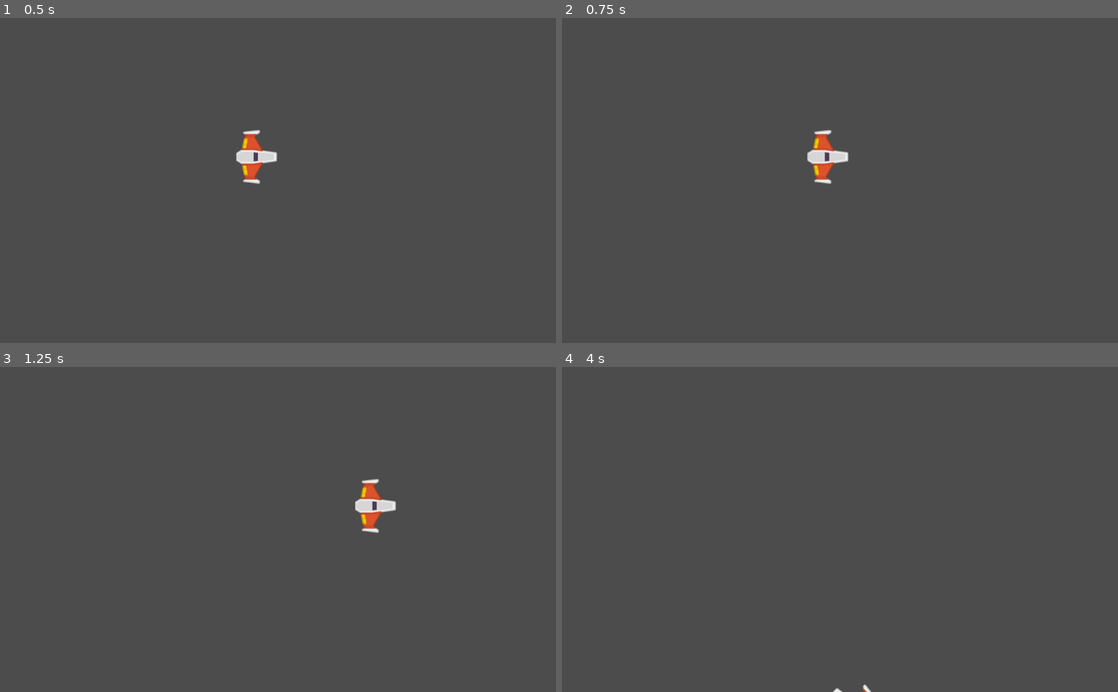
Above: before the commit, frames 1-4 (two rows, left to right).
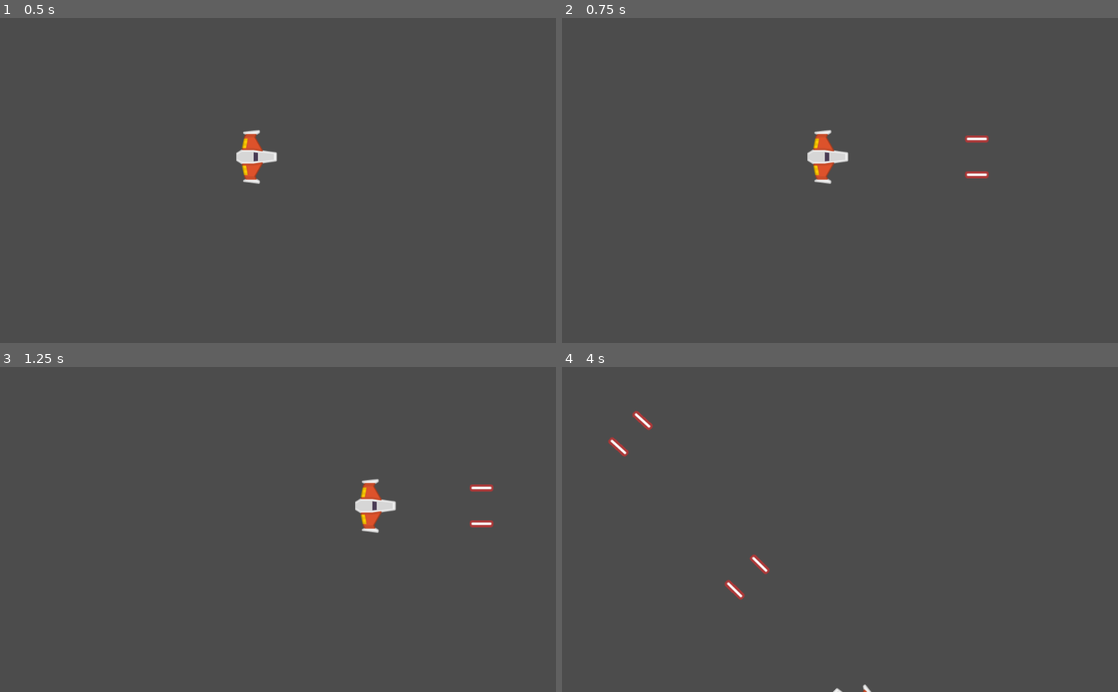
Above: after the commit, the same moments.

Repository: 07Facundo/Juego_Meteoritos
Game: Godot game, scene res://Juego/Niveles/NivelTest.tscn
Two runs of this game, one before a commit and one after it. Both use one fixed random seed, a clock stepped at 60 frames per second and the inputs below.
Inputs:
- Up to frame 1 (0.5 s): no input
- Up to frame 2 (0.75 s): tap Enter at 0.5 s; hold W (mover_adelante) from 0.53 s (still down); hold Space (disparo_principal, bound only after the commit) from 0.53 s (still down)
- Up to frame 3 (1.25 s): keep holding W (mover_adelante); keep holding Space (disparo_principal, bound only after the commit)
- Up to frame 4 (4 s): release W (mover_adelante) at 1.28 s; release Space (disparo_principal, bound only after the commit) at 1.28 s; hold S (mover_atras) 1.28-2.03 s; tap A (rotar_antihorario) at 1.35 s; tap Space (disparo_principal, bound only after the commit) at 1.55, 2.3, 2.85 s; hold D (rotar_horario) 2.03-2.78 s; hold W (mover_adelante) 2.03-3.53 s; hold S (mover_atras) from 3.53 s (still down); hold Space (disparo_principal, bound only after the commit) from 3.53 s (still down)

Frame 1 is identical in both runs. In frame 2, 0.2% of the frame differs, in the area x 72-77%, y 36-50%; in frame 3, 0.2%; in frame 4, 0.4%, in the area x 8-38%, y 13-72%.

Commit message:
Ajustes de propiedades y Scripts.

Diff:
--- /dev/null
+++ b/Juego/Autoloads/Eventos.gd
@@ -0,0 +1,3 @@
+extends Node
+
+signal disparo(proyectil)
--- a/Juego/Naves/Player/Player.gd
+++ b/Juego/Naves/Player/Player.gd
@@ -1,3 +1,5 @@
+class_name Player
+
 extends RigidBody2D
 
 export var potencia_motor: int = 20
@@ -5,6 +7,8 @@
 
 var empuje: Vector2 = Vector2.ZERO
 var dir_rotacion:int = 0
+
+onready var canion:Canion = $Canion
 
 # Called when the node enters the scene tree for the first time.
 func _ready() -> void:
@@ -23,6 +27,7 @@
 
 
 
+
 func player_input() -> void:
 #	Empuje
 	empuje = Vector2.ZERO
@@ -36,3 +41,8 @@
 		dir_rotacion -= 1
 	elif Input.is_action_pressed("rotar_horario"):
 		dir_rotacion += 1
+#	Disparo
+	if Input.is_action_pressed("disparo_principal"):
+		canion.set_esta_disparando(true)
+	if Input.is_action_just_released("disparo_principal"):
+		canion.set_esta_disparando(false)
--- a/Juego/Naves/Player/Player.tscn
+++ b/Juego/Naves/Player/Player.tscn
@@ -1,8 +1,9 @@
-[gd_scene load_steps=5 format=2]
+[gd_scene load_steps=6 format=2]
 
 [ext_resource path="res://Juego/Naves/Player/player_orange.png" type="Texture" id=1]
 [ext_resource path="res://Juego/Naves/Player/MaterialFisico.tres" type="PhysicsMaterial" id=2]
 [ext_resource path="res://Juego/Naves/Player/Player.gd" type="Script" id=3]
+[ext_resource path="res://Juego/Proyectiles/Canion.tscn" type="PackedScene" id=4]
 
 [sub_resource type="CircleShape2D" id=1]
 radius = 36.8241
@@ -14,9 +15,6 @@
 linear_damp = 1.0
 angular_damp = 4.0
 script = ExtResource( 3 )
-__meta__ = {
-"_edit_group_": true
-}
 
 [node name="Sprite" type="Sprite" parent="."]
 rotation = 1.57079
@@ -27,3 +25,14 @@
 shape = SubResource( 1 )
 
 [node name="Camera2D" type="Camera2D" parent="."]
+
+[node name="Canion" parent="." instance=ExtResource( 4 )]
+position = Vector2( -1.68369, 0 )
+
+[node name="PuntoIzquierdo" parent="Canion" index="0"]
+position = Vector2( 0, -33 )
+
+[node name="PuntoDerecho" parent="Canion" index="1"]
+position = Vector2( 0, 33 )
+
+[editable path="Canion"]
--- /dev/null
+++ b/Juego/Niveles/Nivel.gd
@@ -0,0 +1,27 @@
+class_name Nivel
+
+extends Node2D
+
+## Atributos Onready
+onready var contenedor_proyectiles:Node
+
+## Metodos
+
+func _ready() -> void:
+	conectar_seniales()
+	crear_contenedores()
+
+## Metodos Custom
+
+func conectar_seniales () -> void:
+# warning-ignore:return_value_discarded
+	Eventos.connect("disparo", self, "_on_disparo")
+
+
+func crear_contenedores () -> void:
+	contenedor_proyectiles = Node.new()
+	contenedor_proyectiles.name = "ContenedorProyectiles"
+	add_child(contenedor_proyectiles)
+
+func _on_disparo (proyectil: Proyectil) -> void:
+	contenedor_proyectiles.add_child (proyectil)
--- a/Juego/Niveles/NivelTest.tscn
+++ b/Juego/Niveles/NivelTest.tscn
@@ -1,8 +1,10 @@
-[gd_scene load_steps=2 format=2]
+[gd_scene load_steps=3 format=2]
 
 [ext_resource path="res://Juego/Naves/Player/Player.tscn" type="PackedScene" id=1]
+[ext_resource path="res://Juego/Niveles/Nivel.gd" type="Script" id=2]
 
 [node name="NivelTest" type="Node2D"]
+script = ExtResource( 2 )
 
 [node name="Player" parent="." instance=ExtResource( 1 )]
 position = Vector2( 472.533, 256.289 )
--- /dev/null
+++ b/Juego/Proyectiles/Canion.gd
@@ -0,0 +1,58 @@
+class_name Canion
+
+extends Node2D
+
+export var proyectil: PackedScene = null
+export var cadencia_disparo:float = 0.8
+export var velocidad_proyectil:int = 100
+export var danio_proyectil:int = 1
+
+
+onready var timer_enfriamiento: Timer = $TimerEnfriamiento
+onready var disparo_sfx: AudioStreamPlayer2D = $DisparoSFX
+onready var esta_enfriado: bool = true
+onready var esta_disparando:bool = false setget set_esta_disparando
+
+
+var puntos_disparo: Array = []
+
+#Canion.gd
+## Metodos
+func _ready() -> void:
+	almacenar_puntos_disparo()
+	timer_enfriamiento.wait_time = cadencia_disparo
+
+func _process(_delta: float) -> void:
+	if esta_disparando and esta_enfriado:
+		disparar()
+
+## Metodos custom
+
+func almacenar_puntos_disparo() -> void:
+	for nodo in get_children():
+		if nodo is Position2D:
+			puntos_disparo.append(nodo)
+
+func set_esta_disparando (disparando: bool) -> void:
+	esta_disparando = disparando
+
+func disparar() -> void:
+	esta_enfriado = false
+	timer_enfriamiento.start()
+	disparo_sfx.play()
+	for punto_disparo in puntos_disparo:
+		var new_proyectil: Proyectil = proyectil. instance()
+		new_proyectil.crear(
+			punto_disparo.global_position,
+			get_owner().rotation,
+			velocidad_proyectil,
+			danio_proyectil
+			)
+		Eventos.emit_signal("disparo", new_proyectil)
+
+
+
+
+func _on_TimerEnfriamiento_timeout() -> void:
+	disparo_sfx.stop()
+	esta_enfriado = true
--- /dev/null
+++ b/Juego/Proyectiles/Canion.tscn
@@ -0,0 +1,23 @@
+[gd_scene load_steps=4 format=2]
+
+[ext_resource path="res://Juego/Proyectiles/Canion.gd" type="Script" id=1]
+[ext_resource path="res://Juego/Proyectiles/Proyectil.tscn" type="PackedScene" id=2]
+[ext_resource path="res://Juego/Proyectiles/DisparoSFX.ogg" type="AudioStream" id=3]
+
+[node name="Canion" type="Node2D"]
+script = ExtResource( 1 )
+proyectil = ExtResource( 2 )
+cadencia_disparo = 0.25
+velocidad_proyectil = 1600
+
+[node name="PuntoIzquierdo" type="Position2D" parent="."]
+
+[node name="PuntoDerecho" type="Position2D" parent="."]
+
+[node name="DisparoSFX" type="AudioStreamPlayer2D" parent="."]
+stream = ExtResource( 3 )
+bus = "SFX"
+
+[node name="TimerEnfriamiento" type="Timer" parent="."]
+wait_time = 0.8
+[connection signal="timeout" from="TimerEnfriamiento" to="." method="_on_TimerEnfriamiento_timeout"]
--- /dev/null
+++ b/Juego/Proyectiles/Proyectil.gd
@@ -0,0 +1,30 @@
+class_name Proyectil
+
+extends Area2D
+
+var velocidad: Vector2 = Vector2.ZERO
+var danio: float
+
+
+# Declare member variables here. Examples:
+# var a: int = 2
+# var b: String = "text"
+
+func crear(pos: Vector2, dir: float, vel: float, danio_p: int) -> void:
+	position = pos
+	rotation = dir
+	velocidad = Vector2(vel, 0).rotated(dir)
+	danio = danio_p
+
+# Called when the node enters the scene tree for the first time.
+func _ready() -> void:
+	pass # Replace with function body.
+
+
+# Called every frame. 'delta' is the elapsed time since the previous frame.
+func _physics_process(delta: float) -> void:
+	position += velocidad * delta
+
+
+func _on_VisibilityNotifier2D_screen_exited() -> void:
+	queue_free()
--- /dev/null
+++ b/Juego/Proyectiles/Proyectil.tscn
@@ -0,0 +1,26 @@
+[gd_scene load_steps=4 format=2]
+
+[ext_resource path="res://Juego/Proyectiles/proyectil_player.png" type="Texture" id=1]
+[ext_resource path="res://Juego/Proyectiles/Proyectil.gd" type="Script" id=2]
+
+[sub_resource type="CapsuleShape2D" id=1]
+radius = 6.2675
+height = 32.6296
+
+[node name="Proyectil" type="Area2D"]
+script = ExtResource( 2 )
+__meta__ = {
+"_edit_group_": true
+}
+
+[node name="Sprite" type="Sprite" parent="."]
+rotation = 1.5708
+scale = Vector2( 1.5, 1.2 )
+texture = ExtResource( 1 )
+
+[node name="CollisionShape2D" type="CollisionShape2D" parent="."]
+rotation = 1.5708
+shape = SubResource( 1 )
+
+[node name="VisibilityNotifier2D" type="VisibilityNotifier2D" parent="."]
+[connection signal="screen_exited" from="VisibilityNotifier2D" to="." method="_on_VisibilityNotifier2D_screen_exited"]
--- /dev/null
+++ b/default_bus_layout.tres
@@ -0,0 +1,9 @@
+[gd_resource type="AudioBusLayout" format=2]
+
+[resource]
+bus/1/name = "SFX"
+bus/1/solo = false
+bus/1/mute = false
+bus/1/bypass_fx = false
+bus/1/volume_db = -1.91699
+bus/1/send = "Master"
--- a/project.godot
+++ b/project.godot
@@ -8,9 +8,32 @@
 
 config_version=4
 
-_global_script_classes=[  ]
+_global_script_classes=[ {
+"base": "Node2D",
+"class": "Canion",
+"language": "GDScript",
+"path": "res://Juego/Proyectiles/Canion.gd"
+}, {
+"base": "Node2D",
+"class": "Nivel",
+"language": "GDScript",
+"path": "res://Juego/Niveles/Nivel.gd"
+}, {
+"base": "RigidBody2D",
+"class": "Player",
+"language": "GDScript",
+"path": "res://Juego/Naves/Player/Player.gd"
+}, {
+"base": "Area2D",
+"class": "Proyectil",
+"language": "GDScript",
+"path": "res://Juego/Proyectiles/Proyectil.gd"
+} ]
 _global_script_class_icons={
-
+"Canion": "",
+"Nivel": "",
+"Player": "",
+"Proyectil": ""
 }
 
 [application]
@@ -18,6 +41,10 @@
 config/name="Juego_Meteoritos"
 run/main_scene="res://Juego/Niveles/NivelTest.tscn"
 config/icon="res://icon.png"
+
+[autoload]
+
+Eventos="*res://Juego/Autoloads/Eventos.gd"
 
 [input]
 
@@ -45,6 +72,12 @@
 , Object(InputEventKey,"resource_local_to_scene":false,"resource_name":"","device":0,"alt":false,"shift":false,"control":false,"meta":false,"command":false,"pressed":false,"scancode":16777231,"unicode":0,"echo":false,"script":null)
  ]
 }
+disparo_principal={
+"deadzone": 0.5,
+"events": [ Object(InputEventKey,"resource_local_to_scene":false,"resource_name":"","device":0,"alt":false,"shift":false,"control":false,"meta":false,"command":false,"pressed":false,"scancode":32,"unicode":0,"echo":false,"script":null)
+, Object(InputEventMouseButton,"resource_local_to_scene":false,"resource_name":"","device":-1,"alt":false,"shift":false,"control":false,"meta":false,"command":false,"button_mask":0,"position":Vector2( 0, 0 ),"global_position":Vector2( 0, 0 ),"factor":1.0,"button_index":1,"pressed":false,"doubleclick":false,"script":null)
+ ]
+}
 
 [rendering]
 
Not shown, added: Juego/Proyectiles/DisparoSFX.ogg.import
Binary file added: Juego/Proyectiles/proyectil_player.png
Not shown, added: Juego/Proyectiles/DisparoSFX.ogg
